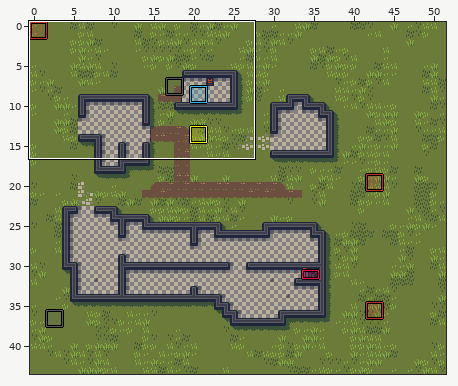
An edit to a level. LDtk project, assets/sample.ldtk. The first picture is a wide view before the edit; the outline marks the close-up.
Close-up. Before the commit:
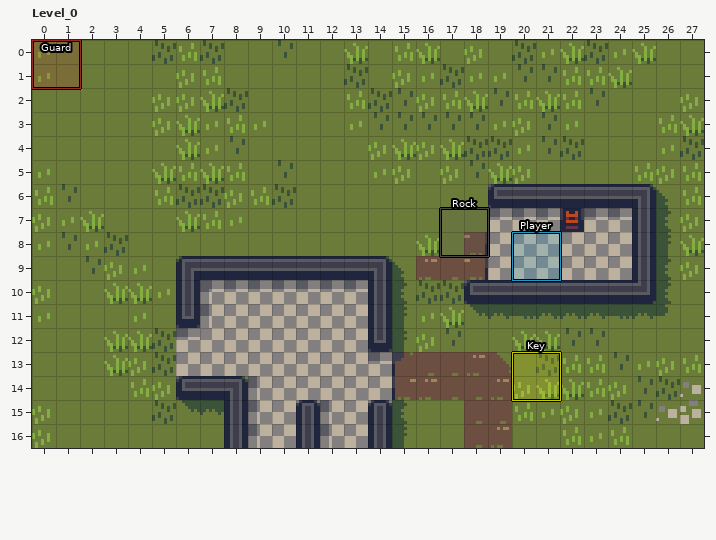
Cells are 8x8 px. Shown: Level_0 x 0..27, y 0..16. The commit also changed other parts of the map, which this record leaves out.
Once edited:
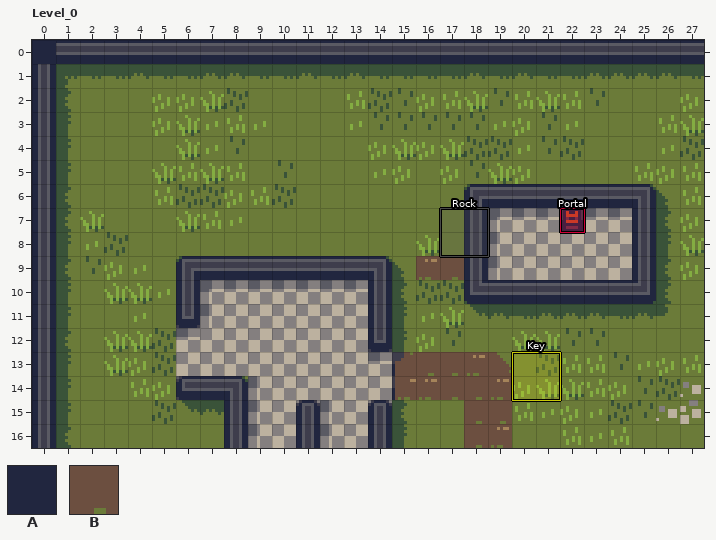
Key: from "Main": A 2 "wall", B 3 "dirt_path".
_ is an empty cell, . an unchanged one.
Objects are placed by their top-left corner, in cells (3,4 is the top-left corner of cell 3,4); size is 1x1 cell unless given.
Changes in this commit:
--- layer "Main"
@@ x 0..27 @@
- 0 ____________________________
- 1 _...........................
- 2 _...........................
- 3 _...........................
- 4 _...........................
- 5 _...........................
- 6 _................._.........
- 7 _................._.........
- 8 _.................B.........
- 9 _.................B.........
-10 _...........................
-11 _...........................
-12 _...........................
-13 _...........................
-14 _...........................
-15 _...........................
-16 _...........................
+ 0 AAAAAAAAAAAAAAAAAAAAAAAAAAAA
+ 1 A...........................
+ 2 A...........................
+ 3 A...........................
+ 4 A...........................
+ 5 A...........................
+ 6 A.................A.........
+ 7 A.................A.........
+ 8 A.................A.........
+ 9 A.................A.........
+10 A...........................
+11 A...........................
+12 A...........................
+13 A...........................
+14 A...........................
+15 A...........................
+16 A...........................
--- layer "Entities"
+"Portal" rectangle at 22,7
-"Guard" rectangle at 0,0 size 2x2
-"Player" rectangle at 20,8 size 2x2
